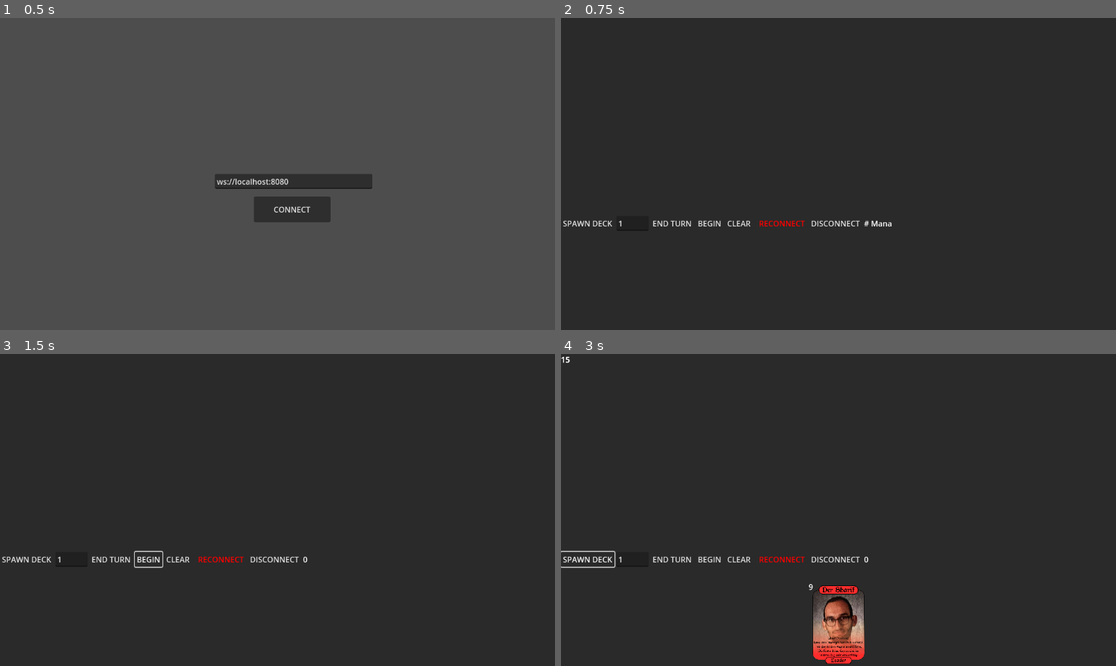
Above: before the commit, frames 1-4 (two rows, left to right).
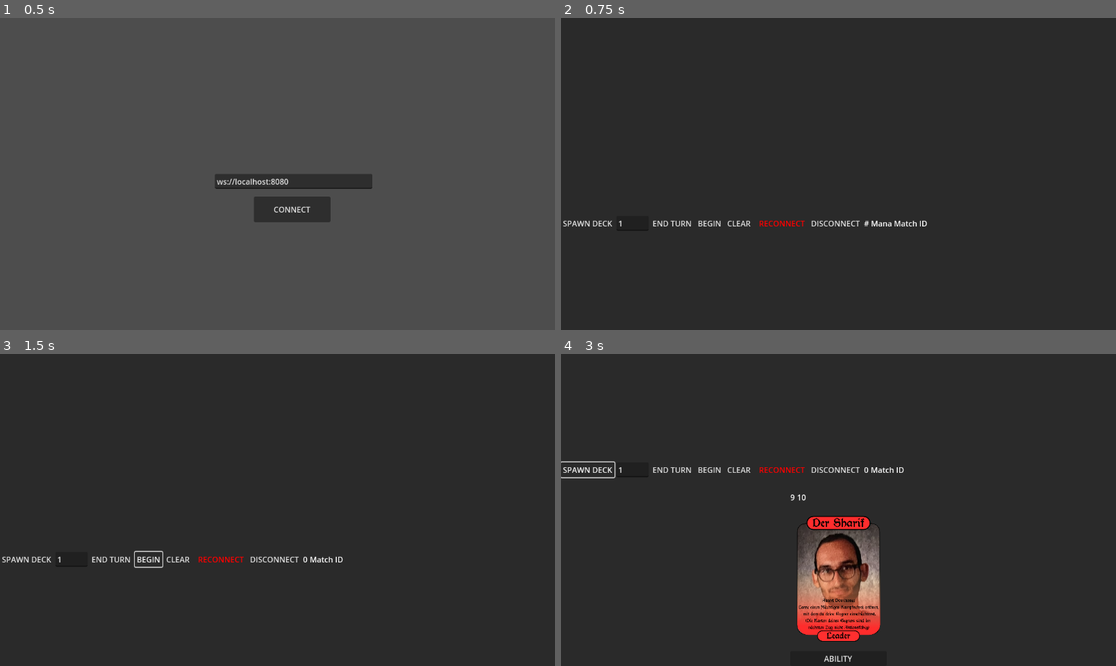
Above: after the commit, the same moments.

Repository: SpaceWAGdev/card-multiplayer
Game: Godot game, scene res://menu.tscn
The game is run twice, just before and just after one commit, with the same random seed, the same clock (stepped at 60 frames per second) and the same inputs.
Inputs:
- Up to frame 1 (0.5 s): no input
- Up to frame 2 (0.75 s): click "CONNECT" at 0.5 s
- Up to frame 3 (1.5 s): click "BEGIN" at 1.25 s
- Up to frame 4 (3 s): click "BEGIN" at 2 s; click "SPAWN DECK" at 2.75 s

Frame 1 is identical in both runs. In frame 2, less than 0.1% of the frame differs, in the area x 60-66%, y 64-67%; in frame 3, less than 0.1%; in frame 4, 7.2%, in the area x 0-62%, y 0-100%.

Commit message:
New card base file

Diff:
--- /dev/null
+++ b/Cards/card 2.tscn
@@ -0,0 +1,14 @@
+[gd_scene load_steps=2 format=3 uid="uid://byyyeoscocrd"]
+
+[ext_resource type="PackedScene" uid="uid://3ltu4okdvm7a" path="res://Cards/card.tscn" id="1_at08a"]
+
+[node name="Control" type="Control"]
+layout_mode = 3
+anchors_preset = 15
+anchor_right = 1.0
+anchor_bottom = 1.0
+grow_horizontal = 2
+grow_vertical = 2
+
+[node name="VBoxContainer" parent="." instance=ExtResource("1_at08a")]
+layout_mode = 0
--- a/Cards/card.tscn
+++ b/Cards/card.tscn
@@ -1,12 +1,28 @@
-[gd_scene format=3 uid="uid://cb41wr288jatf"]
+[gd_scene format=3 uid="uid://3ltu4okdvm7a"]
 
-[node name="card" type="TextureRect"]
-mouse_default_cursor_shape = 2
-expand_mode = 3
-stretch_mode = 4
+[node name="VBoxContainer" type="VBoxContainer"]
+offset_right = 40.0
+offset_bottom = 40.0
 
-[node name="Label" type="Label" parent="."]
-layout_mode = 0
-offset_right = 40.0
-offset_bottom = 23.0
+[node name="Top Row" type="HBoxContainer" parent="."]
+layout_mode = 2
+
+[node name="Health" type="Label" parent="Top Row"]
+layout_mode = 2
+text = "10
+"
+
+[node name="Mana" type="Label" parent="Top Row"]
+layout_mode = 2
 text = "10"
+
+[node name="Image" type="TextureRect" parent="."]
+custom_minimum_size = Vector2(200, 300)
+layout_mode = 2
+expand_mode = 1
+stretch_mode = 5
+
+[node name="Button" type="Button" parent="."]
+layout_mode = 2
+size_flags_vertical = 3
+text = "ABILITY"
--- /dev/null
+++ b/Cards/card_old.tscn
@@ -0,0 +1,18 @@
+[gd_scene format=3 uid="uid://cb41wr288jatf"]
+
+[node name="card" type="TextureRect"]
+mouse_default_cursor_shape = 2
+expand_mode = 3
+stretch_mode = 4
+
+[node name="Label" type="Label" parent="."]
+layout_mode = 0
+offset_right = 40.0
+offset_bottom = 23.0
+text = "10"
+
+[node name="Button" type="Button" parent="."]
+layout_mode = 0
+offset_right = 8.0
+offset_bottom = 8.0
+text = "ABILITY"
--- a/card_base.gd
+++ b/card_base.gd
@@ -1,5 +1,5 @@
 class_name CardBase
-extends TextureRect
+extends Control
 @export var	data: Dictionary
 var game_manager: Node
 var attacks = 0
@@ -9,7 +9,7 @@
 func setup(_data: Dictionary, _game_manager):
 	data = _data
 	game_manager = _game_manager
-	var health = get_child(0) as Label
+	var health = get_child(0).get_child(0) as Label
 	health.text = str(data["health"])
 	if "max_attacks" not in data.keys():
 		data["max_attacks"] = 1
@@ -65,7 +65,7 @@
 	get_tree().root.get_node("PanelContainer").move_card(self, "LOCAL_PLAYAREA")
 
 func update_stats():
-	var health_label : Label = get_children()[0]
+	var health_label : Label = get_child(0).get_child(0)
 	health_label.text = str(data["health"])
 
 func on_round_start():
--- a/game.tscn
+++ b/game.tscn
@@ -91,6 +91,11 @@
 layout_mode = 2
 text = "# Mana"
 
+[node name="MatchIDDisplay" type="Label" parent="VBoxContainer/DebugUI"]
+unique_name_in_owner = true
+layout_mode = 2
+text = "Match ID"
+
 [node name="LOCAL_HAND" type="HBoxContainer" parent="VBoxContainer"]
 unique_name_in_owner = true
 layout_mode = 2
--- a/main_game.gd
+++ b/main_game.gd
@@ -71,6 +71,8 @@
 				GameState.begin_turn()
 				start_round()
 				$VBoxContainer/DebugUI/RoundCounter.text = str(ROUND)
+			if packet.get_string_from_utf8().contains("MATCH:"):
+				GameState.MATCH_ID = packet.get_string_from_utf8().split(":")[1]
 			else:
 				deserialize_cards(packet)
 			return packet
@@ -140,7 +142,7 @@
 		card_image.set_meta("mid", Helpers.generate_uuid())
 	if img == null:
 		img = load("res://Cards/images/Image-1.jpg")
-	card_image.texture = img
+	card_image.get_child(1).texture = img
 	card_image.script = script
 
 	if card_image in MASTER_CARD_RECORD[location] and check_for_duplicates:
@@ -152,6 +154,9 @@
 
 	var click_event = card_image.gui_input
 	click_event.connect(card_image.on_click)
+
+	if location == "LOCAL_DECK":
+		card_image.z_index = -10
 
 	if location == "LOCAL_PLAYAREA" and mid == "":
 		card_image.battlecry()
@@ -202,8 +207,10 @@
 	update_screen_area(new_location_node.name)
 	if new_location == "LOCAL_PLAYAREA" and old_parent.name == "LOCAL_HAND":
 		card.battlecry()
-	if new_location == "LOCAL_GRAVEYARD":
+	if new_location in ["LOCAL_GRAVEYARD", "LOCAL_DECK"]:
 		card.z_index = -10
+	else:
+		card.z_index = 0
 	if new_location.begins_with("LOCAL"):
 		card.friendly = true
 	print(new_location_node.name, new_location_node.get_children())
--- a/static_game_state.gd
+++ b/static_game_state.gd
@@ -16,6 +16,8 @@
 }
 
 var WS_SERVER_URL = "ws://localhost:8080"
+var MATCH_ID = null
+
 
 var IS_BEGINNER = false
 
Not shown, changed: server/target/.rustc_info.json
Binary file removed: server/target/debug/incremental/server-19h0flagpz5jb/s-gtx7til8k0-16v5j20-4vibxxc5mm7x6i5ps32vbbo0a/dep-graph.bin
Binary file removed: server/target/debug/incremental/server-19h0flagpz5jb/s-gtx7til8k0-16v5j20-4vibxxc5mm7x6i5ps32vbbo0a/query-cache.bin
Binary file removed: server/target/debug/incremental/server-19h0flagpz5jb/s-gtx7til8k0-16v5j20-4vibxxc5mm7x6i5ps32vbbo0a/work-products.bin
Binary file removed: server/target/debug/incremental/server-2st51oz2qfu21/s-gtx7tikumy-1fgnhke-f14wkwbkcs3icu2k0i49j1meg/dep-graph.bin
Binary file removed: server/target/debug/incremental/server-2st51oz2qfu21/s-gtx7tikumy-1fgnhke-f14wkwbkcs3icu2k0i49j1meg/query-cache.bin
Binary file removed: server/target/debug/incremental/server-2st51oz2qfu21/s-gtx7tikumy-1fgnhke-f14wkwbkcs3icu2k0i49j1meg/work-products.bin
Not shown, added: app_flow.md
Not shown, changed: report/report.pdf
Not shown, changed: server.py
Not shown, changed: server/src/main.rs
Not shown, removed: server/target/debug/incremental/server-19h0flagpz5jb/s-gtx7til8k0-16v5j20.lock
(and 3 more such lines)
